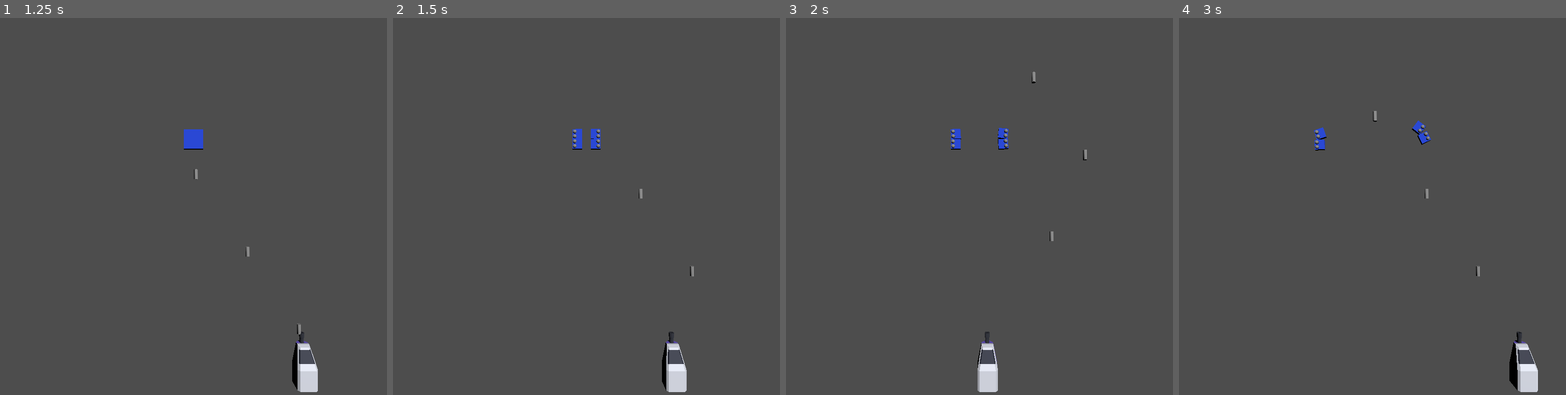
Above: before the commit, frames 1-4 (left to right).
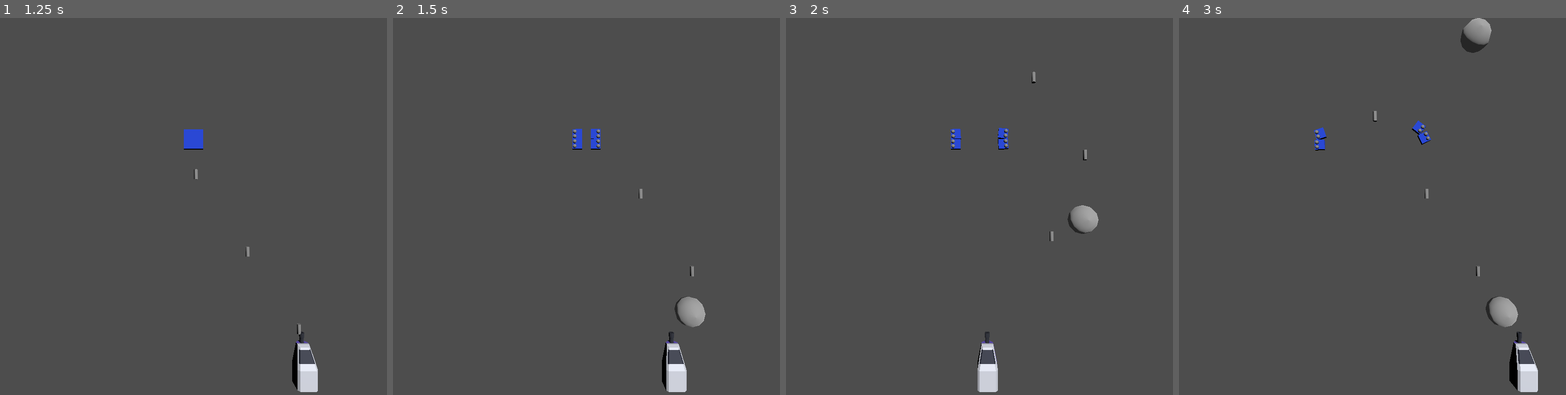
Above: after the commit, the same moments.

Repository: doctor-g/LD56
Game: Godot game, scene res://world/world.tscn
Two runs of this game, one before a commit and one after it. Both use one fixed random seed, a clock stepped at 60 frames per second and the inputs below.
Inputs (mouse positions are in pixels of both pictures, inside the frame that each line leads up to):
- Up to frame 1 (1.25 s): tap Enter at 0.5 s; move the mouse to (278, 191) at 0.52 s; hold D (move_right) from 0.53 s (still down); hold Space (fire) from 0.53 s (still down); tap X (launch_bubble, bound only after the commit) at 0.8 s
- Up to frame 2 (1.5 s): move the mouse to (509, 229) at 1.27 s; release D (move_right) at 1.28 s; release Space (fire) at 1.28 s; hold A (move_left) from 1.28 s (still down); tap X (launch_bubble, bound only after the commit) at 1.35 s
- Up to frame 3 (2 s): keep holding A (move_left); tap Space (fire) at 1.55 s
- Up to frame 4 (3 s): move the mouse to (1411, 127) at 2.02 s; release A (move_left) at 2.03 s; hold Space (fire) 2.03-2.78 s; hold D (move_right) from 2.03 s (still down); tap X (launch_bubble, bound only after the commit) at 2.3, 2.85 s; move the mouse to (1353, 289) at 2.77 s

Frame 1 is identical in both runs. In frame 2, 0.5% of the frame differs, in the area x 72-81%, y 73-83%; in frame 3, 0.4%; in frame 4, 1.0%, in the area x 72-88%, y 0-83%.

Commit message:
Create bubbles that pop when shot and capture critters

Diff:
--- a/project/critters/square_critter.gd
+++ b/project/critters/square_critter.gd
@@ -11,6 +11,7 @@
 	set(value):
 		bound = value
 		$Eyes.visible = true
+		$CollisionShape3D.disabled = false
 
 
 func _ready() -> void:
--- a/project/critters/square_critter.tscn
+++ b/project/critters/square_critter.tscn
@@ -9,7 +9,7 @@
 [sub_resource type="BoxShape3D" id="BoxShape3D_8hbti"]
 size = Vector3(0.5, 0.2, 0.5)
 
-[node name="SquareCritter" type="CharacterBody3D"]
+[node name="SquareCritter" type="CharacterBody3D" groups=["critters"]]
 collision_layer = 8
 collision_mask = 8
 script = ExtResource("1_4x12t")
@@ -20,6 +20,7 @@
 
 [node name="CollisionShape3D" type="CollisionShape3D" parent="."]
 shape = SubResource("BoxShape3D_8hbti")
+disabled = true
 
 [node name="Eyes" type="Node3D" parent="."]
 
--- /dev/null
+++ b/project/player_ship/bubble.gd
@@ -0,0 +1,21 @@
+extends Area3D
+
+@export var speed := 9.5
+
+func _physics_process(delta: float) -> void:
+	# Move forward
+	position.z -= speed * delta
+
+
+func _on_visible_on_screen_notifier_3d_screen_exited() -> void:
+	queue_free()
+
+
+func _on_body_entered(body: Node3D) -> void:
+	if body.is_in_group("critters"):
+		print("Capture!")
+		body.queue_free()
+		queue_free()
+	else:
+		print("Pop!")
+		queue_free()
--- /dev/null
+++ b/project/player_ship/bubble.tscn
@@ -0,0 +1,27 @@
+[gd_scene load_steps=4 format=3 uid="uid://bqw4ne76n3jnf"]
+
+[ext_resource type="Script" path="res://player_ship/bubble.gd" id="1_so2yv"]
+
+[sub_resource type="StandardMaterial3D" id="StandardMaterial3D_sltcm"]
+transparency = 1
+albedo_color = Color(1, 1, 1, 0.498039)
+
+[sub_resource type="SphereShape3D" id="SphereShape3D_6tr2n"]
+radius = 0.75
+
+[node name="Bubble" type="Area3D"]
+collision_layer = 2
+collision_mask = 14
+script = ExtResource("1_so2yv")
+
+[node name="CSGSphere3D" type="CSGSphere3D" parent="."]
+radius = 0.75
+material = SubResource("StandardMaterial3D_sltcm")
+
+[node name="CollisionShape3D" type="CollisionShape3D" parent="."]
+shape = SubResource("SphereShape3D_6tr2n")
+
+[node name="VisibleOnScreenNotifier3D" type="VisibleOnScreenNotifier3D" parent="."]
+
+[connection signal="body_entered" from="." to="." method="_on_body_entered"]
+[connection signal="screen_exited" from="VisibleOnScreenNotifier3D" to="." method="_on_visible_on_screen_notifier_3d_screen_exited"]
--- a/project/player_ship/player_bullet.gd
+++ b/project/player_ship/player_bullet.gd
@@ -1,4 +1,4 @@
-extends CharacterBody3D
+class_name PlayerBullet extends CharacterBody3D
 
 @export var speed := 12.0
 
@@ -10,3 +10,7 @@
 			if collider.is_in_group("enemies"):
 				collider.damage()
 				queue_free()
+
+
+func _on_visible_on_screen_notifier_3d_screen_exited() -> void:
+	queue_free()
--- a/project/player_ship/player_bullet.tscn
+++ b/project/player_ship/player_bullet.tscn
@@ -8,7 +8,7 @@
 
 [node name="PlayerBullet" type="CharacterBody3D"]
 collision_layer = 2
-collision_mask = 4
+collision_mask = 6
 script = ExtResource("1_pj8dy")
 
 [node name="CSGCylinder3D" type="CSGCylinder3D" parent="."]
@@ -19,3 +19,7 @@
 [node name="CollisionShape3D" type="CollisionShape3D" parent="."]
 transform = Transform3D(1, 0, 0, 0, -4.37114e-08, 1, 0, -1, -4.37114e-08, 0, 0, 0)
 shape = SubResource("CylinderShape3D_ghdmg")
+
+[node name="VisibleOnScreenNotifier3D" type="VisibleOnScreenNotifier3D" parent="."]
+
+[connection signal="screen_exited" from="VisibleOnScreenNotifier3D" to="." method="_on_visible_on_screen_notifier_3d_screen_exited"]
--- a/project/player_ship/player_ship.gd
+++ b/project/player_ship/player_ship.gd
@@ -3,6 +3,7 @@
 var speed := 8.0
 
 var _can_fire := true
+var _can_bubble := true
 
 func _physics_process(delta: float) -> void:
 	var direction := Input.get_axis("move_left", "move_right")
@@ -16,6 +17,18 @@
 		_can_fire = false
 		$ShotTimer.start()
 
+	if Input.is_action_just_pressed("launch_bubble") and _can_bubble:
+		var bubble := preload("res://player_ship/bubble.tscn").instantiate()
+		get_parent().add_child(bubble)
+		bubble.global_position = $MuzzleMarker.global_position
+		_can_bubble = false
+		$BubbleTimer.start()
+
+
 
 func _on_shot_timer_timeout() -> void:
 	_can_fire = true
+
+
+func _on_bubble_timer_timeout() -> void:
+	_can_bubble = true
--- a/project/player_ship/player_ship.tscn
+++ b/project/player_ship/player_ship.tscn
@@ -17,7 +17,11 @@
 [node name="ShotTimer" type="Timer" parent="." index="4"]
 wait_time = 0.33
 
-[node name="MuzzleMarker" type="Marker3D" parent="." index="5"]
+[node name="BubbleTimer" type="Timer" parent="." index="5"]
+wait_time = 0.5
+
+[node name="MuzzleMarker" type="Marker3D" parent="." index="6"]
 transform = Transform3D(1, 0, 0, 0, 1, 0, 0, 0, 1, 0, 0.205187, -1.98779)
 
 [connection signal="timeout" from="ShotTimer" to="." method="_on_shot_timer_timeout"]
+[connection signal="timeout" from="BubbleTimer" to="." method="_on_bubble_timer_timeout"]
--- a/project/project.godot
+++ b/project/project.godot
@@ -41,6 +41,13 @@
 fire={
 "deadzone": 0.5,
 "events": [Object(InputEventKey,"resource_local_to_scene":false,"resource_name":"","device":-1,"window_id":0,"alt_press …(191 unchanged characters)…
+, Object(InputEventKey,"resource_local_to_scene":false,"resource_name":"","device":-1,"window_id":0,"alt_pressed":false,"shift_pressed":false,"ctrl_pressed":false,"meta_pressed":false,"pressed":false,"keycode":0,"physical_keycode":90,"key_label":0,"unicode":122,"location":0,"echo":false,"script":null)
+]
+}
+launch_bubble={
+"deadzone": 0.5,
+"events": [Object(InputEventKey,"resource_local_to_scene":false,"resource_name":"","device":-1,"window_id":0,"alt_pressed":false,"shift_pressed":false,"ctrl_pressed":false,"meta_pressed":false,"pressed":false,"keycode":0,"physical_keycode":88,"key_label":0,"unicode":120,"location":0,"echo":false,"script":null)
+, Object(InputEventKey,"resource_local_to_scene":false,"resource_name":"","device":-1,"window_id":0,"alt_pressed":false,"shift_pressed":false,"ctrl_pressed":false,"meta_pressed":false,"pressed":false,"keycode":0,"physical_keycode":4194326,"key_label":0,"unicode":0,"location":0,"echo":false,"script":null)
 ]
 }
 
